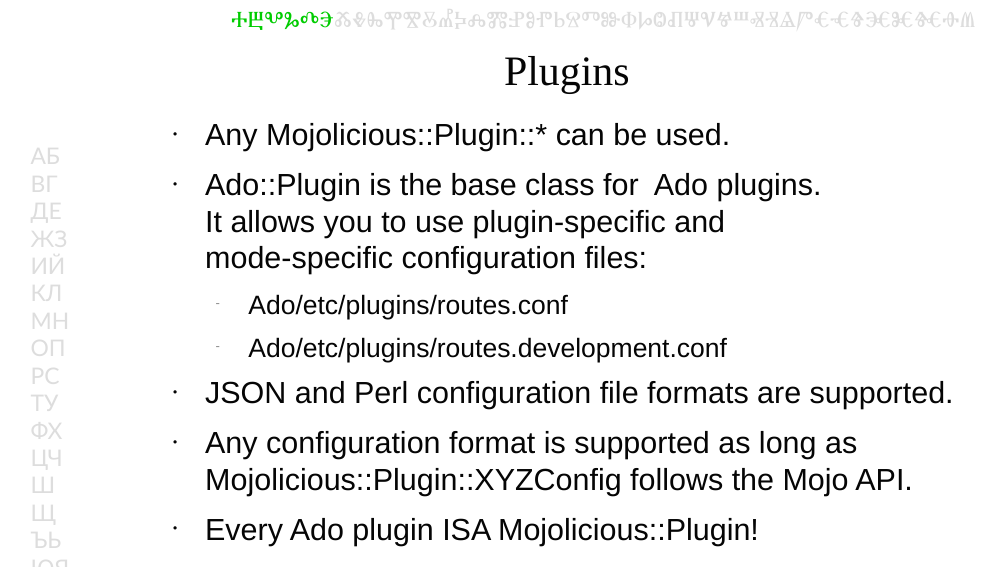
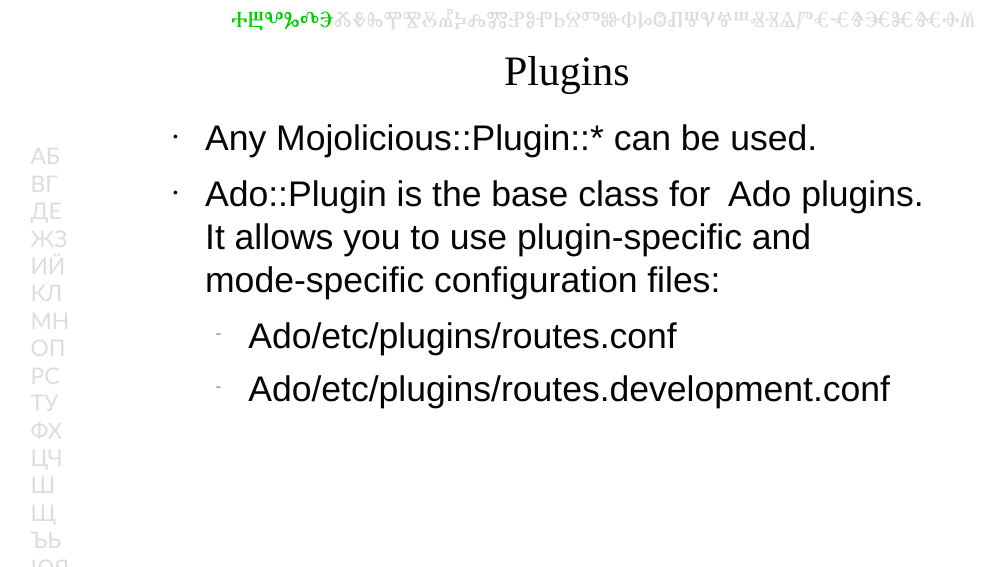
Before and after one commit to kberov/Ado-YAPC-EU-talk, a slide deck: slide 12 of Ado-YAPC-EU-2014.odp (slide 8 before the commit). Drawn at 1008x567 pixels with LibreOffice and Linux fonts; fonts in the diff are those of the drawing; background and template pictures are left out. Boxes give left, top, right and bottom in pixels: in the first picture for what was removed or moved away, otherwise in the second. Text is boxed around its words. In the diff, an @@ line names an element or a change of style, - is before the commit and + after.

Commit message:
splitted some slides in multiple slides with less text and added "generate crud"

```diff
--- a/Ado-YAPC-EU-2014.odp
+++ b/Ado-YAPC-EU-2014.odp
@@ text "Any Mojolicious::Plugin::* can be used." at [205,124,923,409]: size 24 to 28 pt in "Any Mojolicious::Plugin::* can be used.", "Ado::Plugin is the base class for Ado ..."; size 20.9 to 28 pt in "Ado/etc/plugins/routes.conf", "Ado/etc/plugins/routes.development.conf" @@
@@ text at [205,381,954,496]: paragraphs removed @@
-● JSON and Perl configuration file formats are supported.
-● Any configuration format is supported as long as Mojolicious::Plugin::XYZConfig follows the Mojo API.
-● Every Ado plugin ISA Mojolicious::Plugin!
```
Also in this commit, not shown: 10 other slides changed, 6 slides added.
